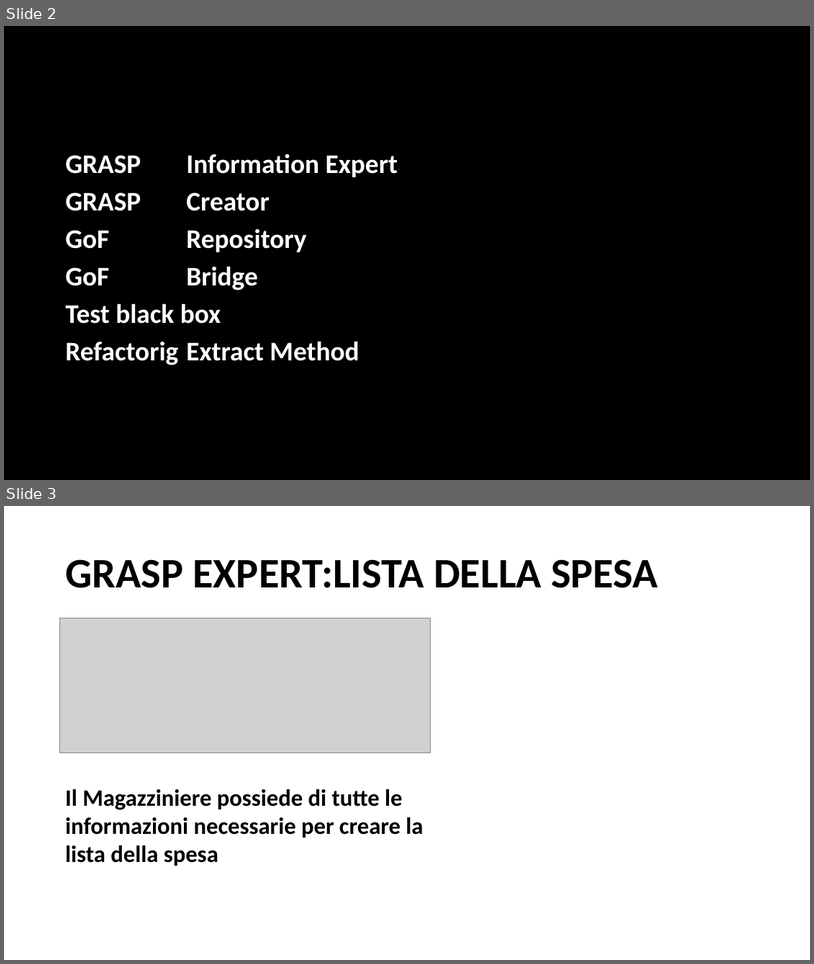
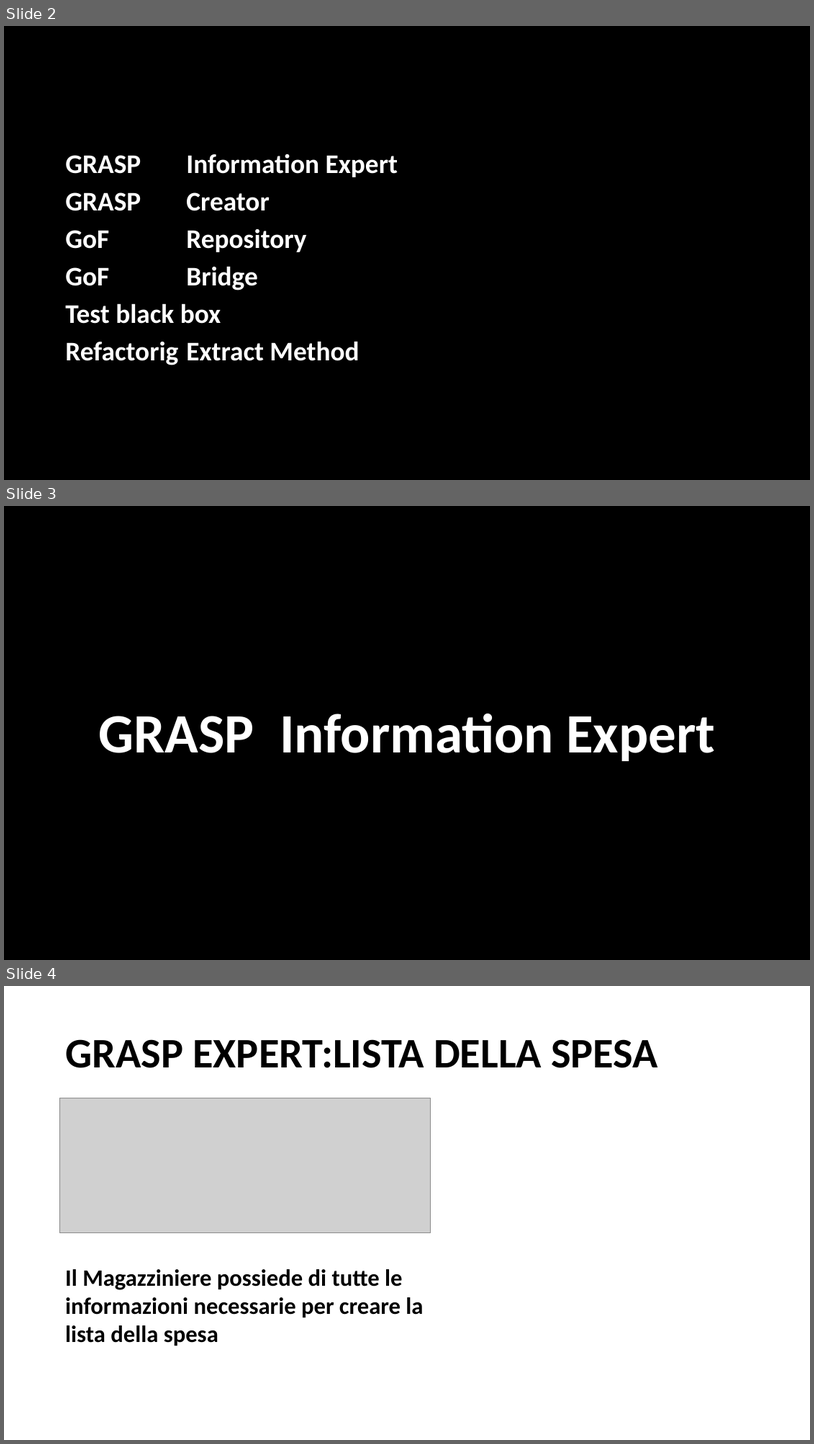
Before and after one commit to Inge-sw/IngeSw, a slide deck: Documenti/PROGETTO.pptx. Shown one above the other, each under a label of ours: slides 2 and 3 before the commit, slides 2, 3 and 4 after it. The pictures are 814x964 and 814x1444 pixels, drawn with LibreOffice and Linux fonts; fonts in the diff are those of the drawing; grey boxes stand for pictures; background and template pictures are left out. Boxes give left, top, right and bottom in pixels: in the first picture for what was removed or moved away, otherwise in the second. Text is boxed around its words. In the diff, an @@ line names an element or a change of style, - is before the commit and + after.

```diff
--- a/Documenti/PROGETTO.pptx
+++ b/Documenti/PROGETTO.pptx
@@ slide 3 added at box(4, 506, 810, 960), background picture (left out) @@
@@ title added at box(98, 713, 715, 761), 66 pt, text #FFFFFF, bold @@
+GRASP Information Expert
@@ what was slide 3 is now slide 4 @@
```
Also in this commit, not shown: 4 slides changed, 7 other slides added.
